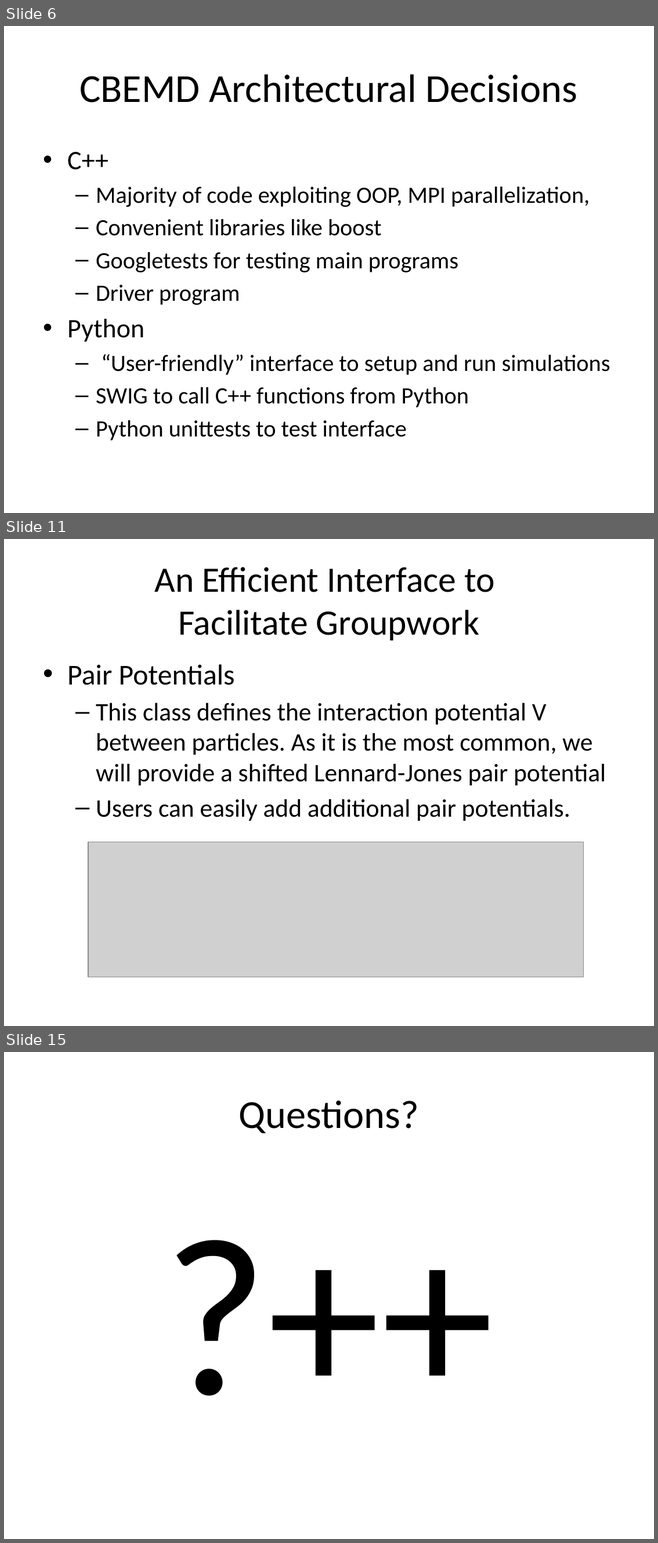
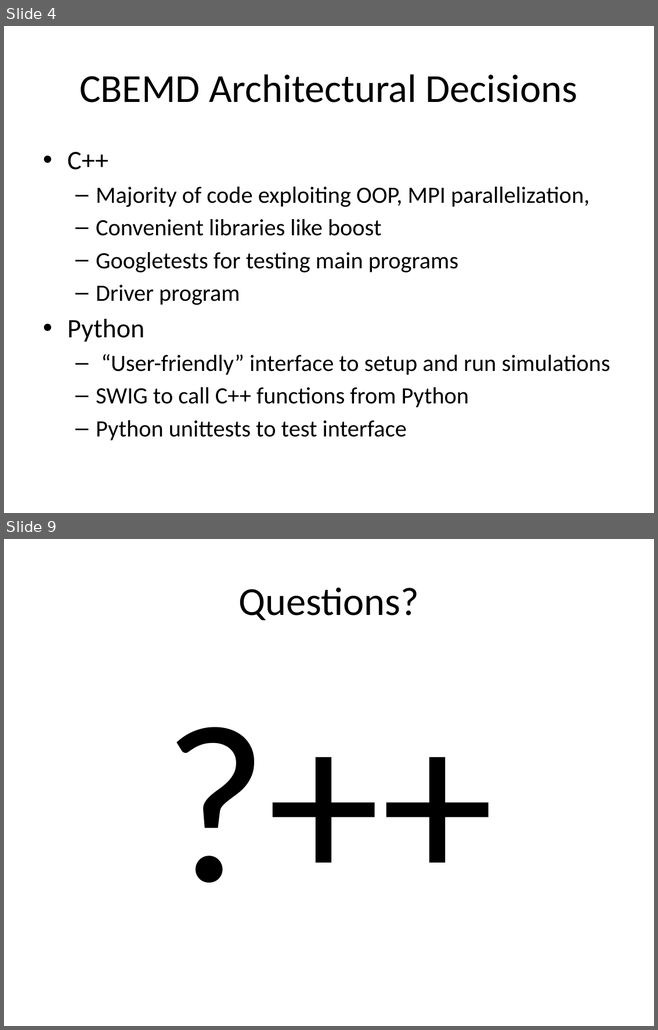
Before and after one commit to PrincetonUniversity/PrincetonCBEMDMPI, a slide deck: designreview/designreview.pptx. Shown one above the other, each under a label of ours: slides 6, 11 and 15 before the commit, slides 4 and 9 after it; the slides between them are not shown. The pictures are 658x1543 and 658x1030 pixels, drawn with LibreOffice and Linux fonts; fonts in the diff are those of the drawing; grey boxes stand for pictures. Boxes give left, top, right and bottom in pixels: in the first picture for what was removed or moved away, otherwise in the second. Text is boxed around its words. In the diff, an @@ line names an element or a change of style, - is before the commit and + after.

```diff
--- a/designreview/designreview.pptx
+++ b/designreview/designreview.pptx
@@ slide 11 removed at bbox=[4, 539, 654, 1026], background #FFFFFF @@
@@ title removed at bbox=[155, 567, 495, 641] @@
-An Efficient Interface to
-Facilitate Groupwork
@@ text removed at bbox=[67, 664, 605, 821] @@
-• Pair Potentials
-  – This class deﬁnes the interaction potential V between particles. As it is the most common, we will provide a shifted Lennard-Jones pair potential
-  – Users can easily add additional pair potentials.
@@ picture removed at bbox=[88, 842, 583, 977] @@
@@ what was slide 6 is now slide 4 @@
@@ what was slide 15 is now slide 9 @@
```
Also in this commit, not shown: 1 slide changed, 3 slides added, 8 other slides removed.
